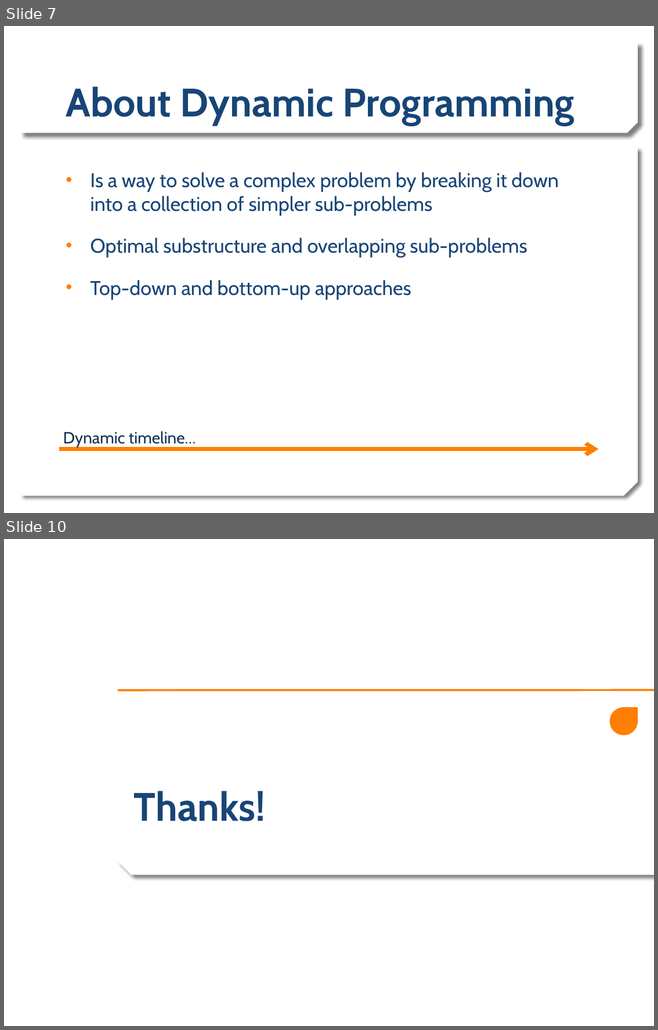
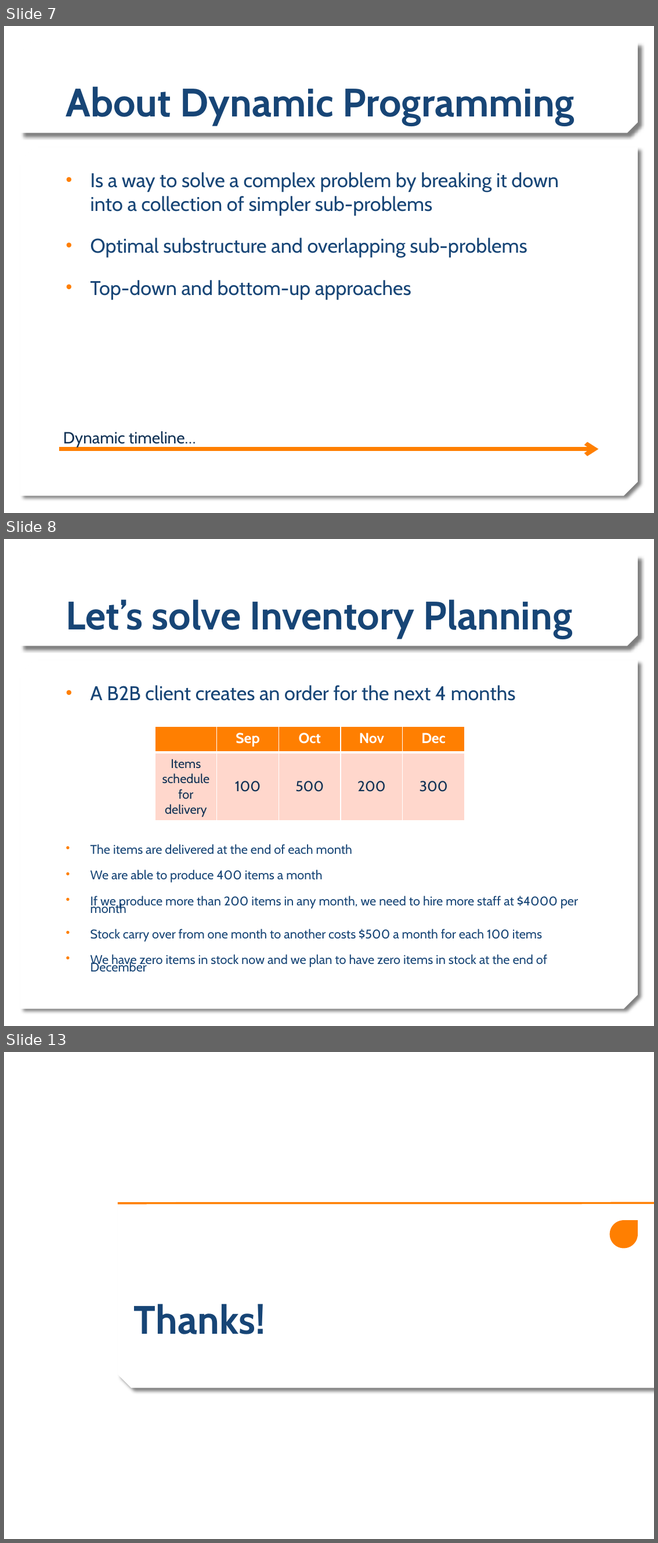
Before and after one commit to rirypheng/dynamic-programming, a slide deck: DP - Warehouse Problem.pptx. Shown one above the other, each under a label of ours: slides 7 and 10 before the commit, slides 7, 8 and 13 after it; the slides between them are not shown. The pictures are 658x1030 and 658x1543 pixels, drawn with LibreOffice and Linux fonts; fonts in the diff are those of the drawing; background and template pictures are left out. Boxes give left, top, right and bottom in pixels: in the first picture for what was removed or moved away, otherwise in the second. Text is boxed around its words. In the diff, an @@ line names an element or a change of style, - is before the commit and + after.

```diff
--- a/DP - Warehouse Problem.pptx
+++ b/DP - Warehouse Problem.pptx
@@ slide 8 added at [4, 539, 654, 1026], background picture (left out); not listed: 2 template elements that a slide beside it also shows @@
@@ title added at [66, 599, 572, 639], 44 pt, text #174576, bold @@
+Let’s solve Inventory Planning
@@ text added at [90, 685, 578, 972], 14 pt, text #174576 @@
+• A B2B client creates an order for the next 4 months
+• The items are delivered at the end of each month
+• We are able to produce 400 items a month
+• If we produce more than 200 items in any month, we need to hire more staff at $4000 per month
+• Stock carry over from one month to another costs $500 a month for each 100 items
+• We have zero items in stock now and we plan to have zero items in stock at the end of December
@@ table added at [155, 726, 463, 820], 2 rows, 5 columns @@
+ | Sep | Oct | Nov | Dec
+Items schedule for delivery | 100 | 500 | 200 | 300
@@ what was slide 10 is now slide 13 @@
```
Also in this commit, not shown: 4 other slides added, 2 slides removed.
